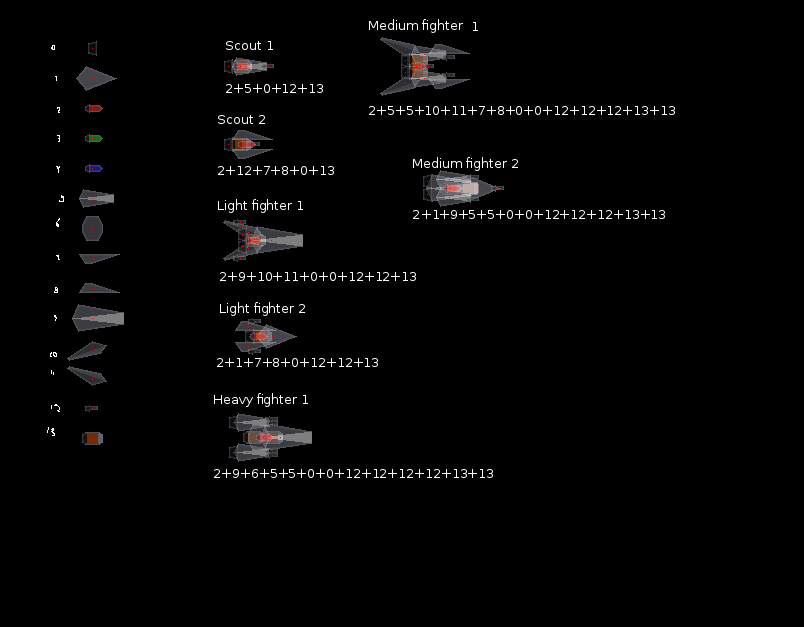
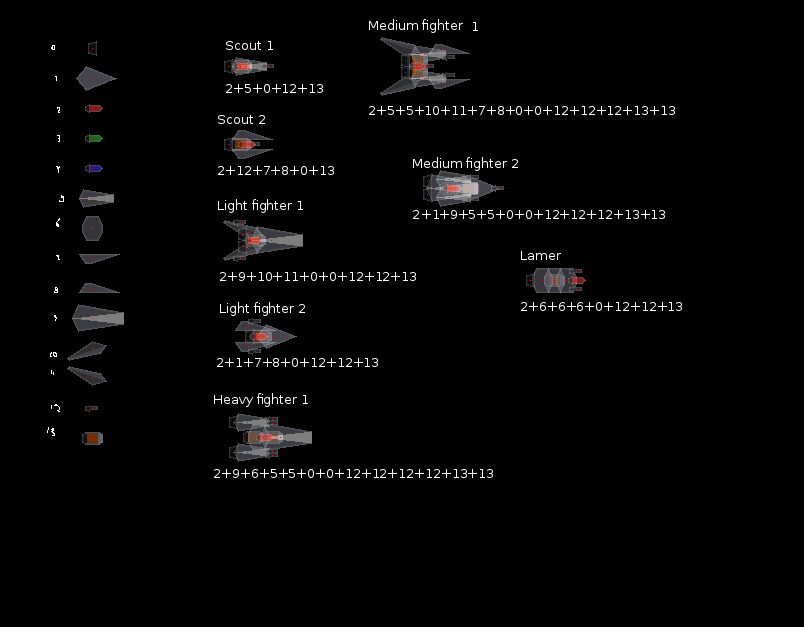
Layer changes from the first w=804, h=627 image to the second:
painted on "Layer" over [521, 251, 682, 311]
